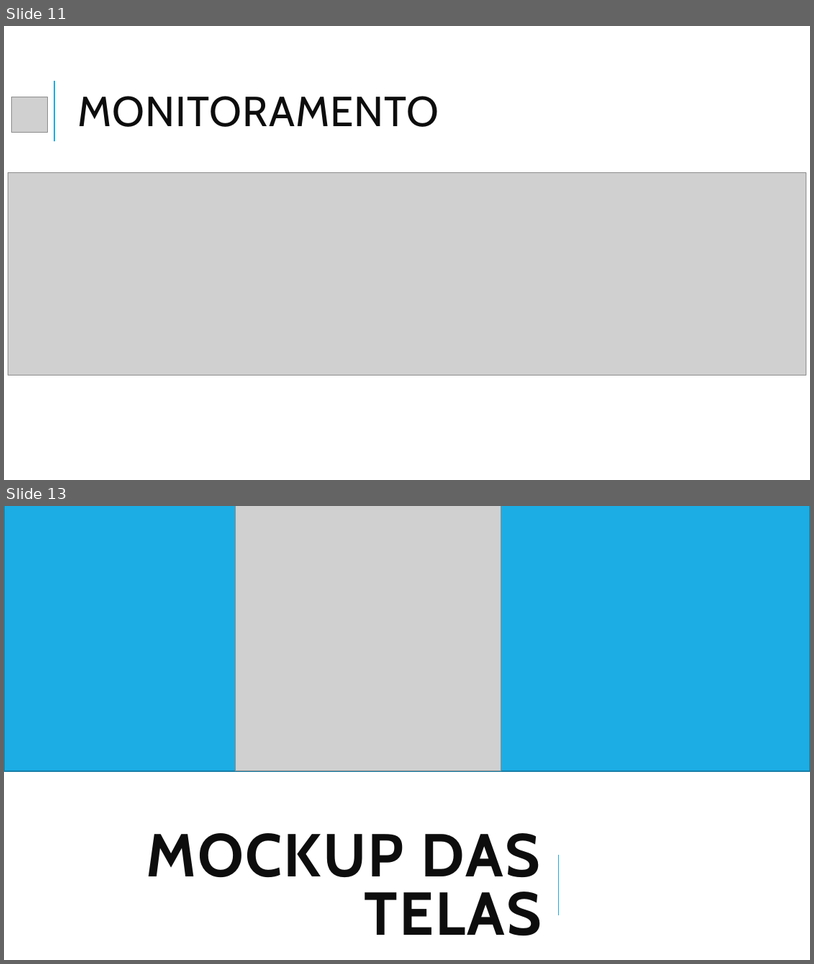
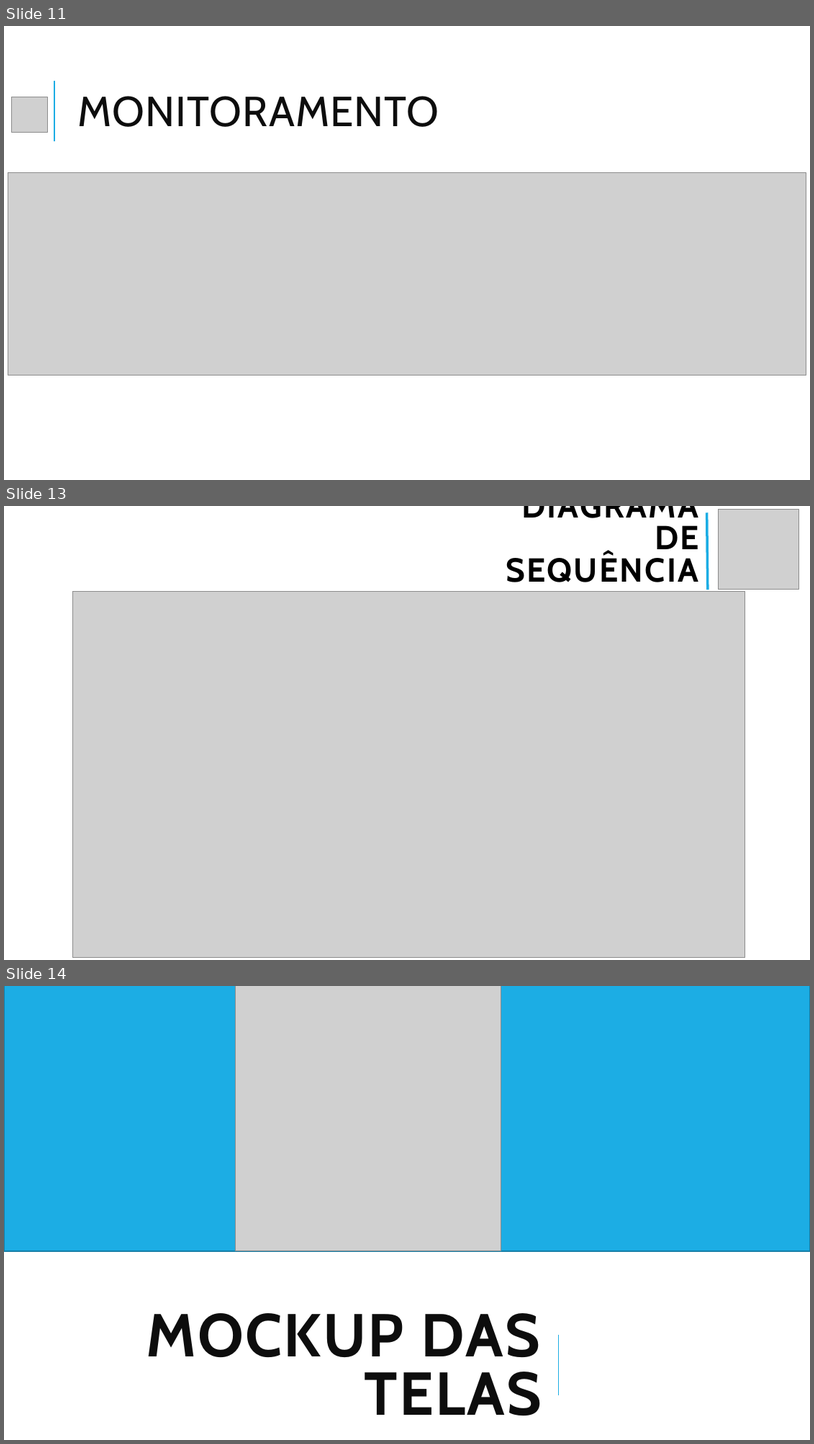
Before and after one commit to BandTec/Totem-Monitoring, a slide deck: documentacao/powerPoint/totem_MonitoringSprint3.pptx. Shown one above the other, each under a label of ours: slides 11 and 13 before the commit, slides 11, 13 and 14 after it; the slides between them are not shown. The pictures are 814x964 and 814x1444 pixels, drawn with LibreOffice and Linux fonts; fonts in the diff are those of the drawing; grey boxes stand for pictures. Boxes give left, top, right and bottom in pixels: in the first picture for what was removed or moved away, otherwise in the second. Text is boxed around its words. In the diff, an @@ line names an element or a change of style, - is before the commit and + after.

Commit message:
Diagrama de Sequencia e alteração no ppt

```diff
--- a/documentacao/powerPoint/totem_MonitoringSprint3.pptx
+++ b/documentacao/powerPoint/totem_MonitoringSprint3.pptx
@@ slide 13 added at box(4, 506, 810, 960), background #FFFFFF @@
@@ title added at box(506, 506, 700, 582), 39.6 pt, text #000000, bold @@
+DIAGRAMA DE SEQUÊNCIA
@@ line added from (708, 590) to (707, 512), #1CADE4 3 pt @@
@@ picture added at box(719, 509, 800, 590) @@
@@ rectangle added at box(16, 549, 62, 628), fill #FFFFFF @@
@@ picture added at box(72, 591, 745, 957) @@
@@ what was slide 13 is now slide 14 @@
```
Also in this commit, not shown: 2 slides changed, 3 other files.
